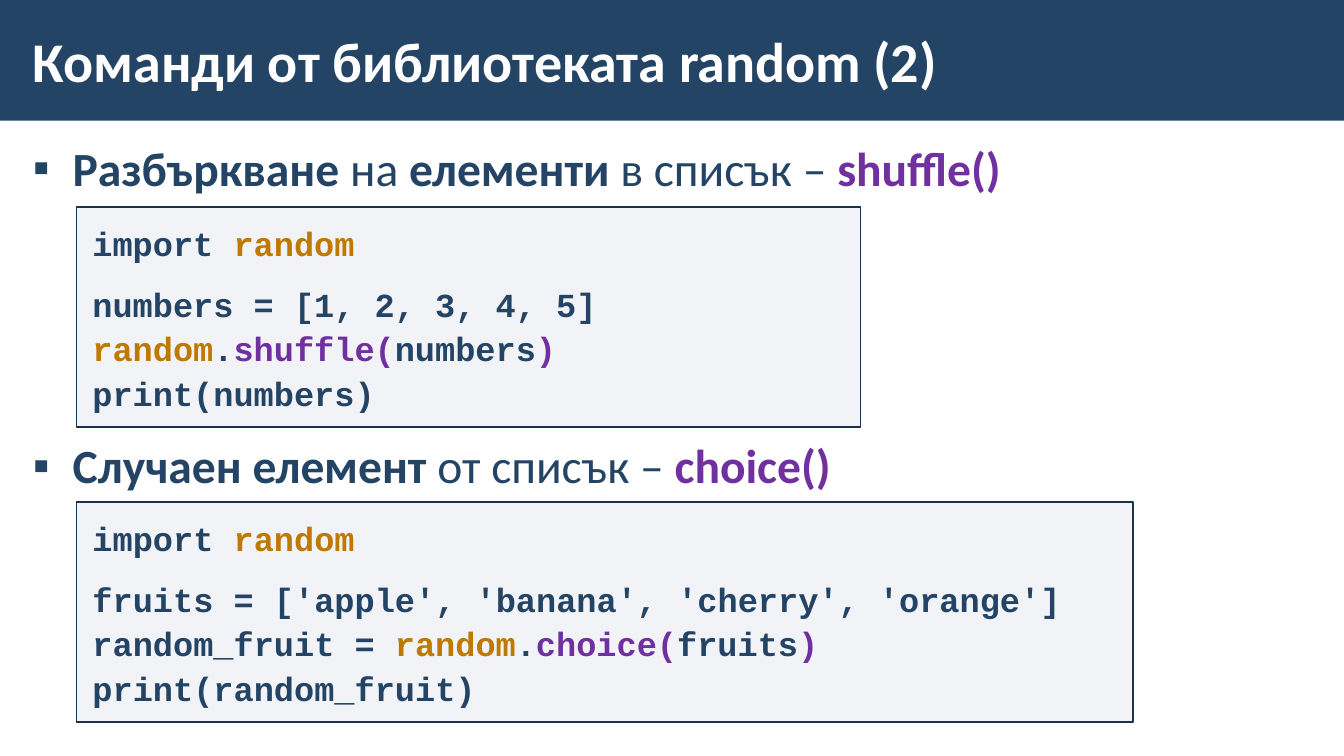
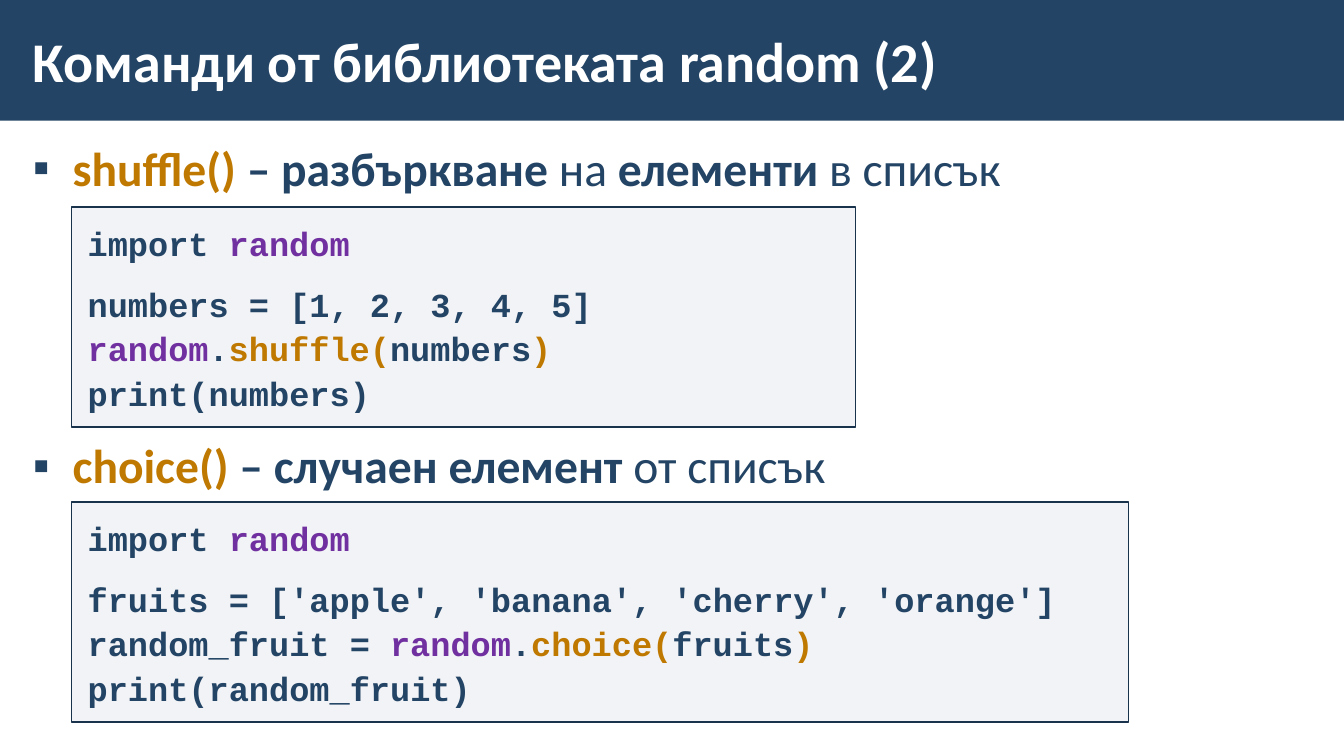
Before and after one commit to BG-IT-Edu/School-Programming, a slide deck: slide 9 of Courses/Computer-Modeling-and-IT/Computer-Modeling-and-IT-6-Class/27-{last-number}-Python/31-Libraries/31-Libraries.pptx. Drawn at 1344x756 pixels with LibreOffice and Linux fonts; fonts in the diff are those of the drawing; background and template pictures are left out. Boxes give left, top, right and bottom in pixels: in the first picture for what was removed or moved away, otherwise in the second. Text is boxed around its words. In the diff, an @@ line names an element or a change of style, - is before the commit and + after.

```diff
--- a/Courses/Computer-Modeling-and-IT/Computer-Modeling-and-IT-6-Class/27-{last-number}-Python/31-Libraries/31-Libraries.pptx
+++ b/Courses/Computer-Modeling-and-IT/Computer-Modeling-and-IT-6-Class/27-{last-number}-Python/31-Libraries/31-Libraries.pptx
@@ text at (x1=73, y1=151, x2=1001, y2=491): text changed @@
-▪ Разбъркване на елементи в списък – shuffle()
-▪ Случаен елемент от списък – choice()
+▪ shuffle() – разбъркване на елементи в списък
+▪ choice() – случаен елемент от списък
@@ rectangle "import random" moved from (x1=77, y1=207, x2=861, y2=426) to (x1=72, y1=207, x2=856, y2=426) @@
@@ text in rectangle at (x1=88, y1=231, x2=552, y2=368): text colour #BF7800 to #7030A0 in "random", "random.shuffle(numbers)"; text colour #7030A0 to #BF7800 in "random.shuffle(numbers)" @@
@@ rectangle "import random" moved from (x1=77, y1=502, x2=1133, y2=722) to (x1=72, y1=502, x2=1128, y2=722) @@
@@ text in rectangle at (x1=88, y1=527, x2=813, y2=663): text colour #BF7800 to #7030A0 in "random", "random.choice(fruits)"; text colour #7030A0 to #BF7800 in "random.choice(fruits)" @@
```
Also in this commit, not shown: 2 other slides changed, 3 slides added.
